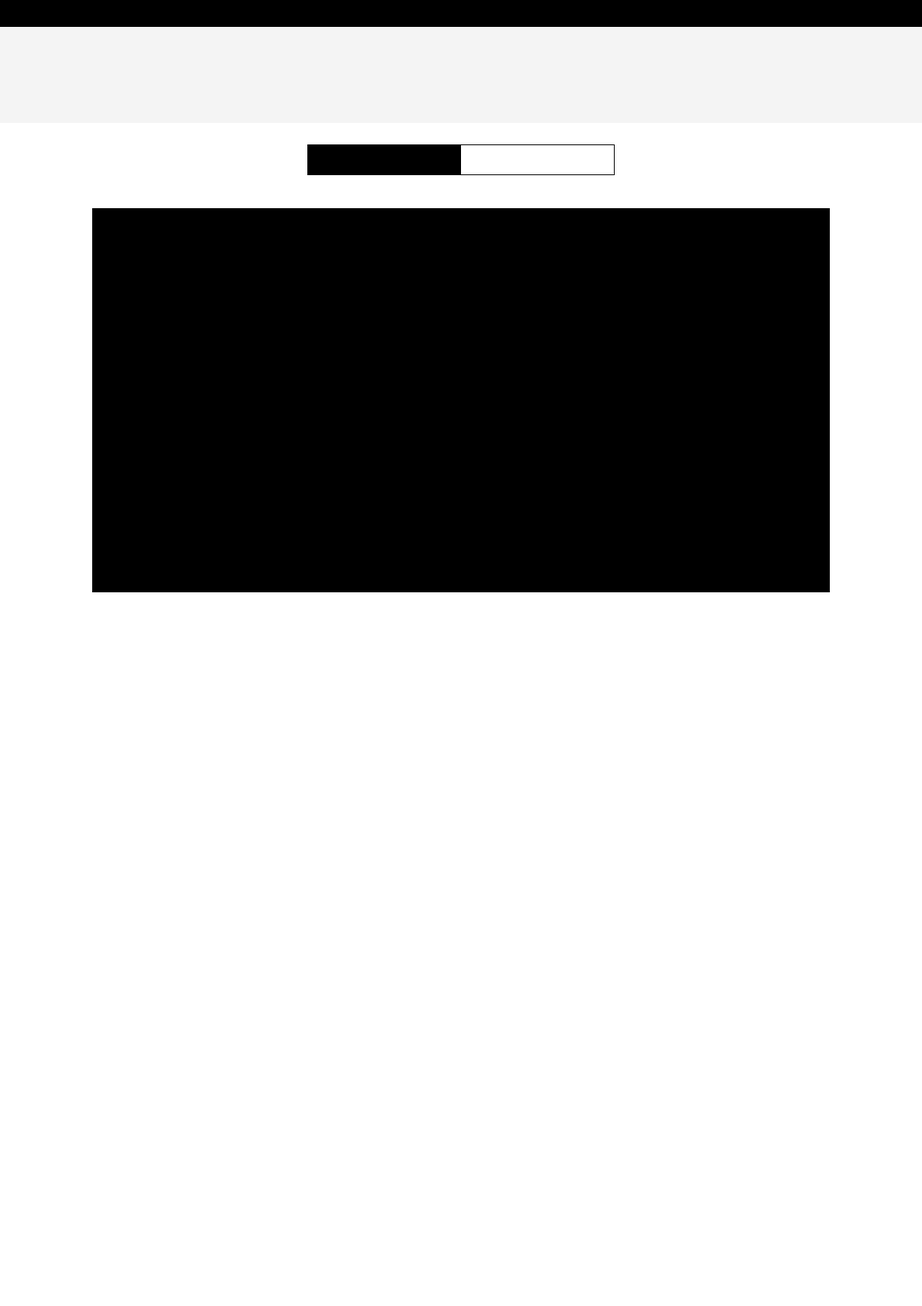
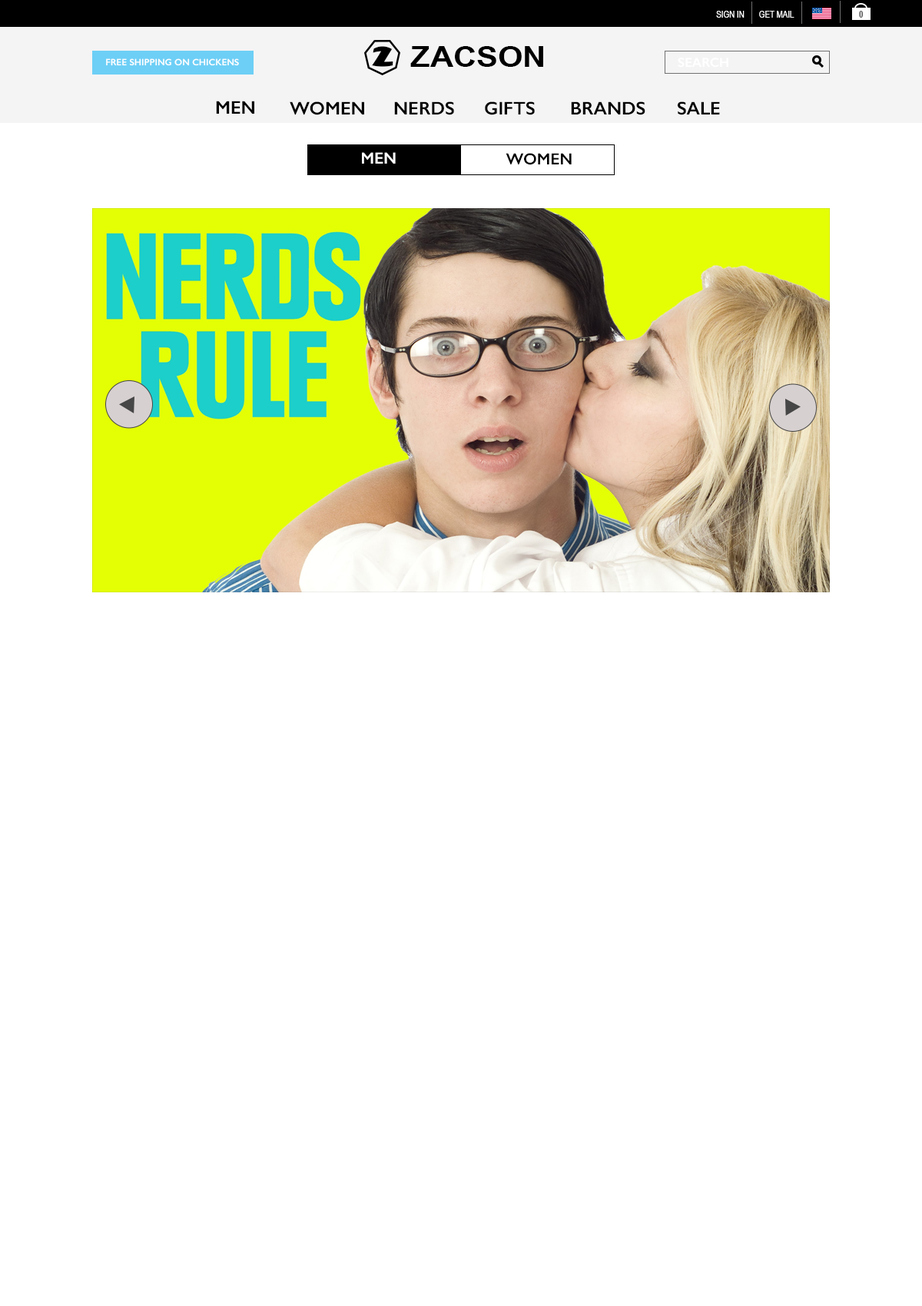
Comparing the layer stacks of the two 922 x 1306 images. Changes:
added layer "SALE" above "BRANDS" over [677, 101, 720, 116]
added layer "BRANDS" above "GIFTS" over [570, 101, 646, 116]
added layer "GIFTS" above "NERDS" over [484, 101, 535, 116]
added layer "NERDS" above "WOMEN" over [394, 101, 454, 116]
added layer "WOMEN" (1st of 2) above "MEN" over [289, 101, 365, 116]
added layer "MEN" (1st of 2) above "Layer 5" over [215, 100, 255, 114]
added layer "WOMEN" (2nd of 2) above "Polygon 2" over [505, 152, 572, 166]
added layer "Polygon 2" above "Polygon 3" over [119, 396, 135, 414]
added layer "Polygon 3" above "Ellipse 3" over [784, 398, 801, 416]
added layer "Ellipse 3" above "Layer 8" over [105, 380, 817, 432]
added layer "Layer 8" above "MEN" over [92, 208, 830, 593]
added layer "MEN" (2nd of 2) above "SEARCH" over [361, 152, 396, 164]
added layer "SEARCH" above "Shape 3" over [677, 57, 729, 68]
added layer "Rectangle 6" above "FREE SHIPPING ON CHICKENS" over [664, 50, 830, 74]
added layer "FREE SHIPPING ON CHICKENS" above "Layer 4" over [105, 58, 239, 67]
added layer "Rectangle 5" above "Rectangle 2" over [92, 50, 254, 75]
added layer "Rectangle 2" above "Z" over [811, 7, 832, 20]
added layer "Z" above "Polygon 1" over [371, 46, 394, 67]
added layer "Polygon 1" above "ZACSON" over [364, 39, 401, 76]
added layer "ZACSON" above "0" over [410, 46, 544, 67]
added layer "Rectangle 4" above "Shape 1" over [851, 7, 871, 20]
added layer "Shape 1" above "GET MAIL" over [751, 0, 841, 24]
added layer "GET MAIL" above "SIGN IN" over [758, 10, 795, 18]
added layer "SIGN IN" over [715, 10, 745, 18]
…and 7 more changes (7 added)
